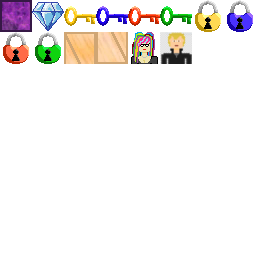
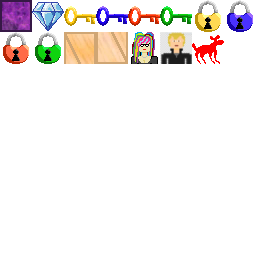
Layered file, before and after one edit (256 × 256). Changes by layer:
added layer "Layer #1" above "Pasted Layer #8" over [192,35,224,64]
